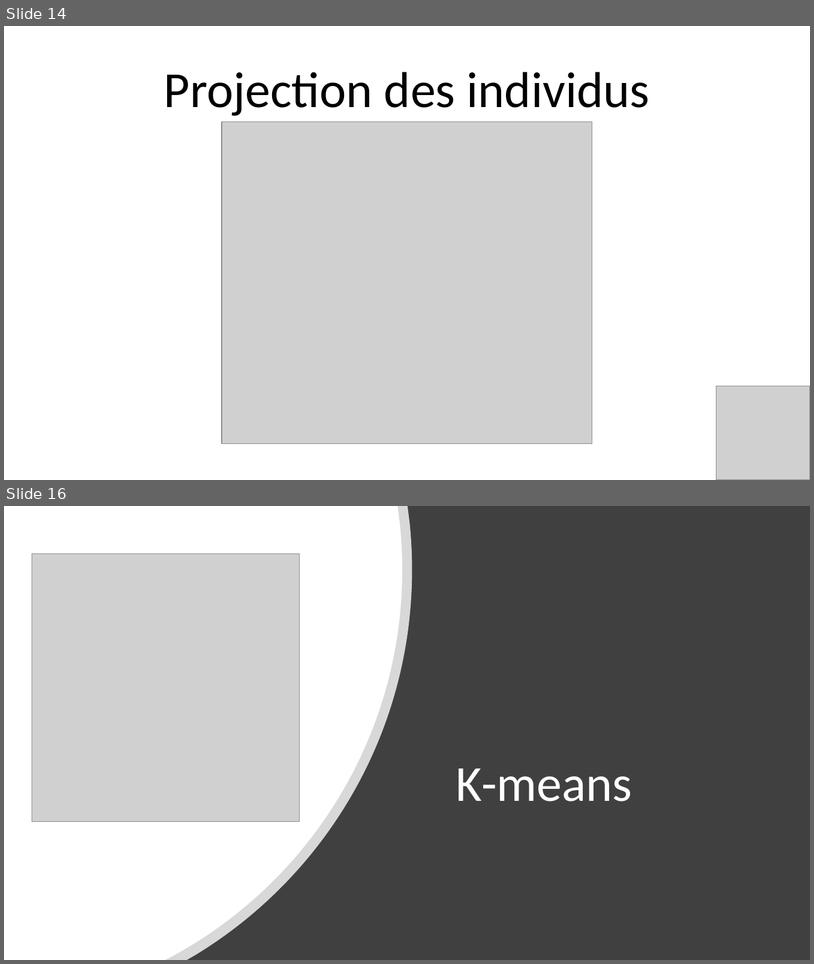
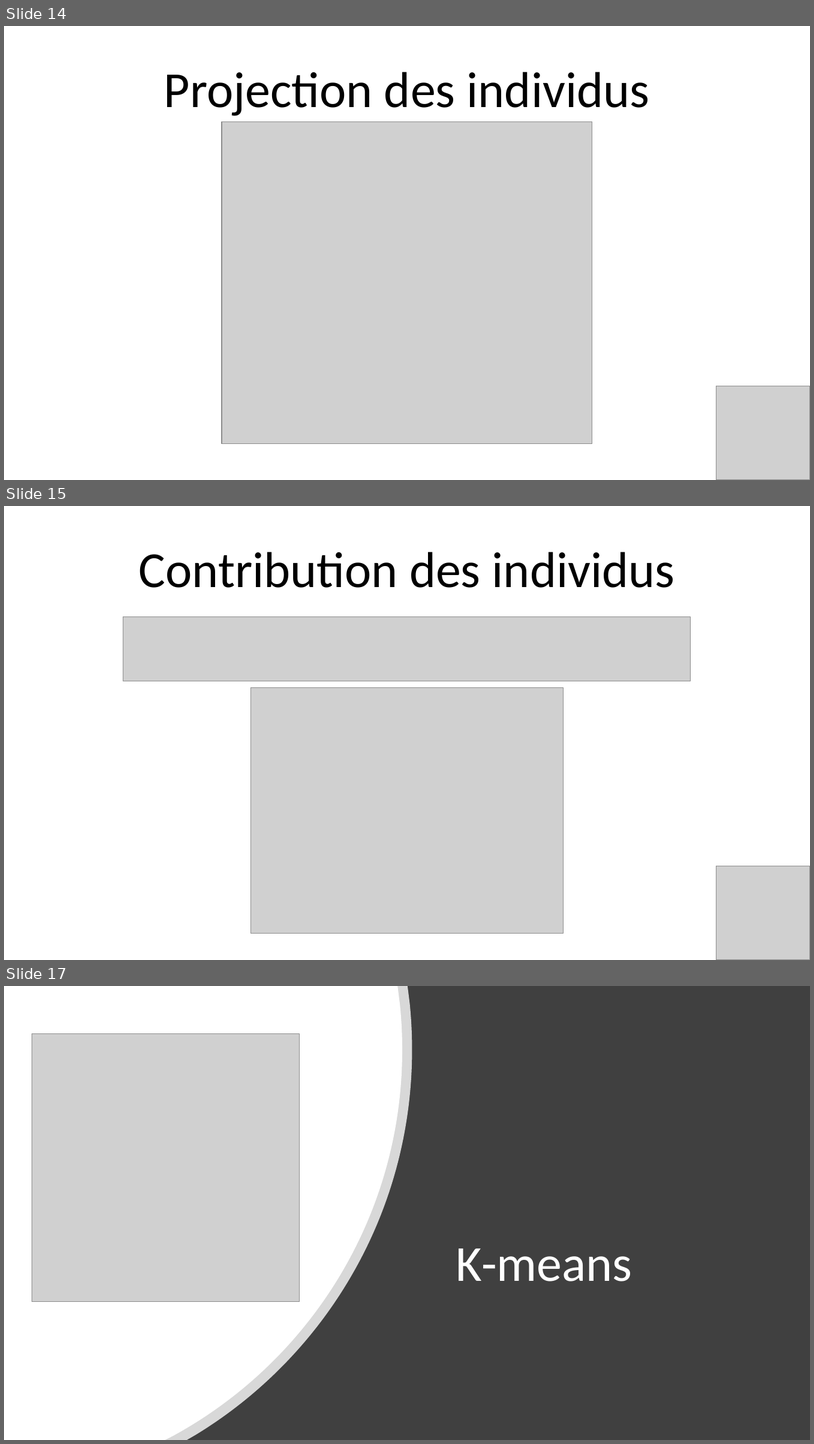
Before and after one commit to Julien-paulet/Projet_6, a slide deck: Présentation Projet 6.pptx. Shown one above the other, each under a label of ours: slides 14 and 16 before the commit, slides 14, 15 and 17 after it; the slides between them are not shown. The pictures are 814x964 and 814x1444 pixels, drawn with LibreOffice and Linux fonts; fonts in the diff are those of the drawing; grey boxes stand for pictures. Boxes give left, top, right and bottom in pixels: in the first picture for what was removed or moved away, otherwise in the second. Text is boxed around its words. In the diff, an @@ line names an element or a change of style, - is before the commit and + after.

```diff
--- a/Présentation Projet 6.pptx
+++ b/Présentation Projet 6.pptx
@@ slide 15 added at (x1=4, y1=506, x2=810, y2=960), background #FFFFFF @@
@@ title added at (x1=139, y1=552, x2=675, y2=588), 60 pt, text #000000 @@
+Contribution des individus
@@ picture added at (x1=123, y1=617, x2=691, y2=681) @@
@@ picture added at (x1=251, y1=687, x2=564, y2=933) @@
@@ picture added at (x1=717, y1=865, x2=810, y2=960) @@
@@ what was slide 16 is now slide 17 @@
```
Also in this commit, not shown: 2 slides changed, 1 other slide added, 3 other files.
